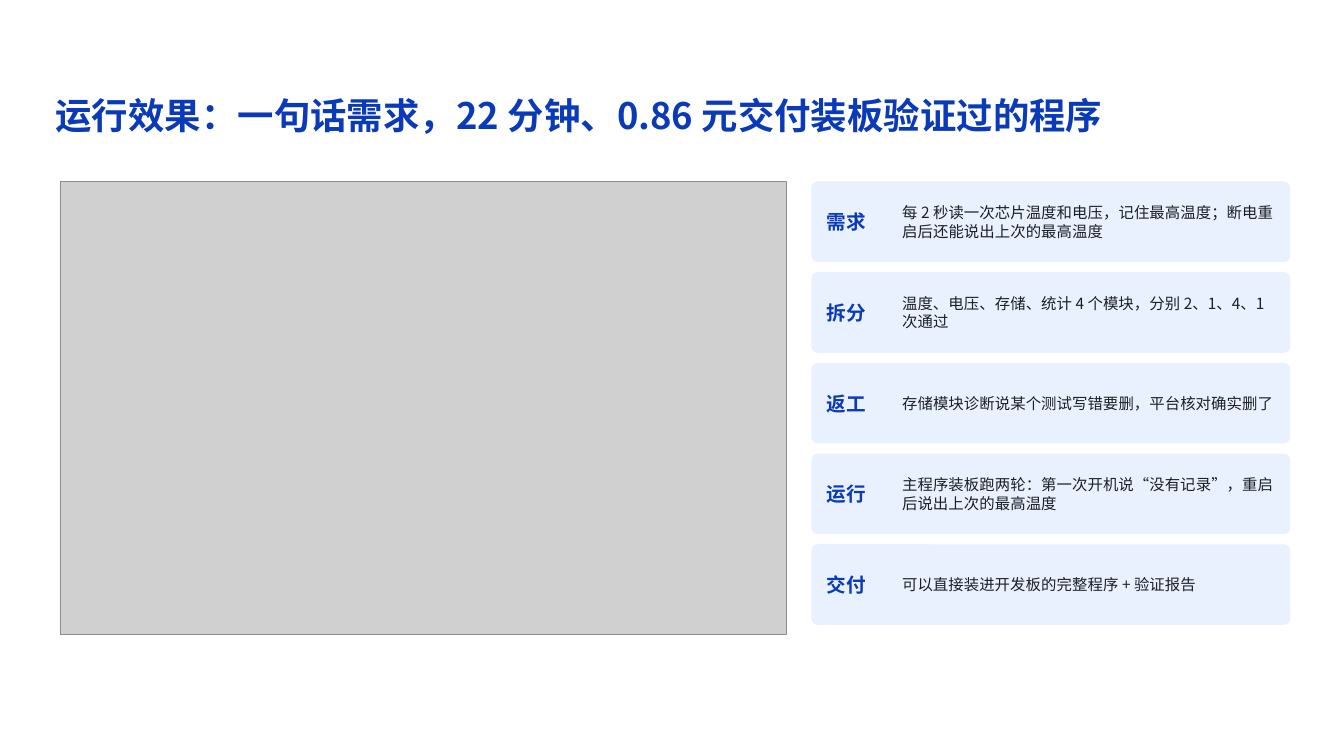
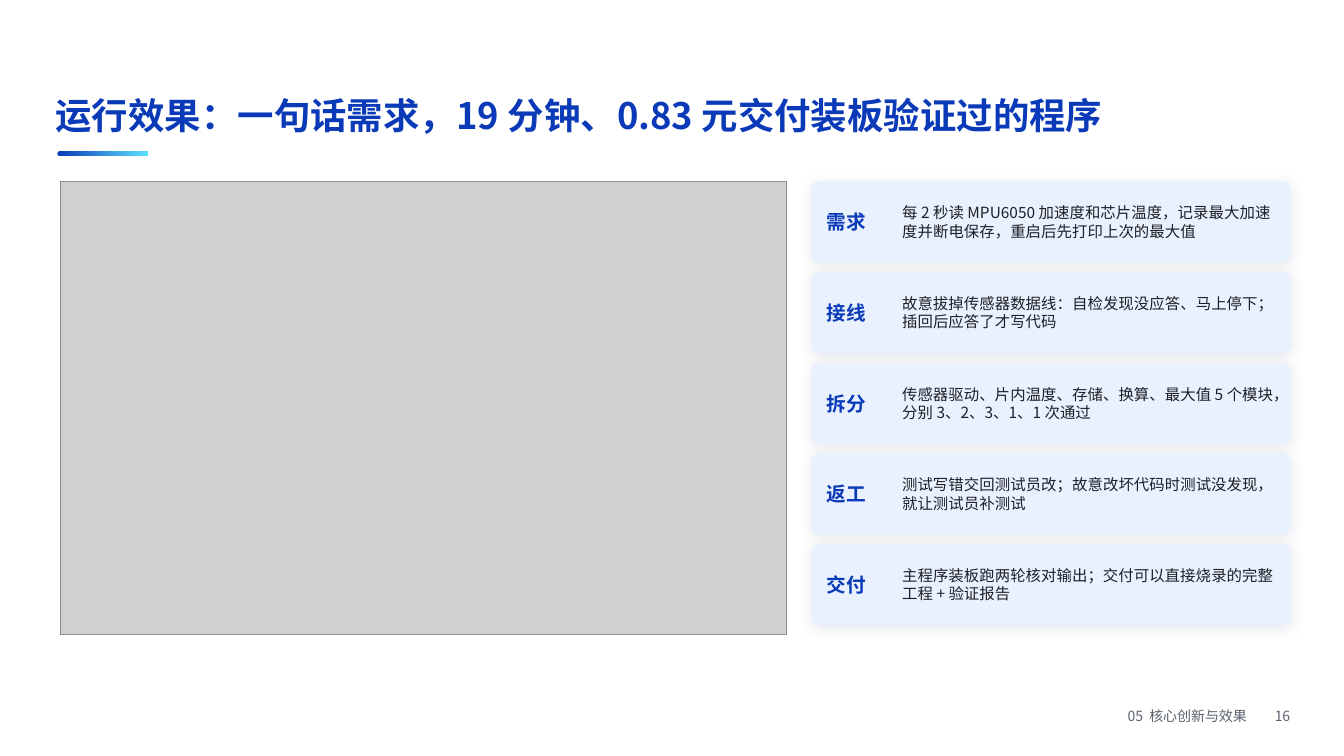
Before and after one commit to z-xxkk/firmforge, a slide deck: slide 16 of submission/方案讲解.pptx. Drawn at 1344x756 pixels with LibreOffice and Linux fonts; fonts in the diff are those of the drawing; grey boxes stand for pictures; background and template pictures are left out. Boxes give left, top, right and bottom in pixels: in the first picture for what was removed or moved away, otherwise in the second. Text is boxed around its words. In the diff, an @@ line names an element or a change of style, - is before the commit and + after.

```diff
--- a/submission/方案讲解.pptx
+++ b/submission/方案讲解.pptx
@@ text at (x1=55, y1=97, x2=1103, y2=134): text changed @@
-运行效果：一句话需求，22 分钟、0.86 元交付装板验证过的程序
+运行效果：一句话需求，19 分钟、0.83 元交付装板验证过的程序
@@ rounded rectangle added at (x1=57, y1=151, x2=148, y2=156), fill gradient #0A3AB8 to #5CE1FF @@
@@ text at (x1=902, y1=205, x2=1271, y2=239): text changed @@
-每 2 秒读一次芯片温度和电压，记住最高温度；断电重启后还能说出上次的最高温度
+每 2 秒读 MPU6050 加速度和芯片温度，记录最大加速度并断电保存，重启后先打印上次的最大值
@@ text added at (x1=902, y1=296, x2=1273, y2=329), 11 pt, text #1C2026 @@
+故意拔掉传感器数据线：自检发现没应答、马上停下；插回后应答了才写代码
@@ text added at (x1=827, y1=303, x2=866, y2=322), 14 pt, text #0A3AB8, bold @@
+接线
@@ text "拆分" moved from (x1=827, y1=303, x2=866, y2=322) to (x1=827, y1=394, x2=866, y2=413) @@
@@ text at (x1=902, y1=387, x2=1289, y2=420): text changed @@
-温度、电压、存储、统计 4 个模块，分别 2、1、4、1 次通过
+传感器驱动、片内温度、存储、换算、最大值 5 个模块，分别 3、2、3、1、1 次通过
@@ text removed at (x1=902, y1=396, x2=1273, y2=411) @@
-存储模块诊断说某个测试写错要删，平台核对确实删了
@@ text "返工" moved from (x1=827, y1=394, x2=866, y2=413) to (x1=827, y1=484, x2=866, y2=503) @@
@@ text at (x1=902, y1=477, x2=1273, y2=511): text changed @@
-主程序装板跑两轮：第一次开机说“没有记录”，重启后说出上次的最高温度
+测试写错交回测试员改；故意改坏代码时测试没发现，就让测试员补测试
@@ text removed at (x1=827, y1=484, x2=866, y2=503) @@
-运行
@@ shadow on in 5 elements at (x1=812, y1=181, x2=1291, y2=262), (x1=812, y1=272, x2=1291, y2=353), (x1=812, y1=363, x2=1291, y2=444), (x1=812, y1=454, x2=1291, y2=534), (x1=812, y1=544, x2=1291, y2=625) @@
@@ text at (x1=902, y1=568, x2=1273, y2=601): text changed @@
-可以直接装进开发板的完整程序 + 验证报告
+主程序装板跑两轮核对输出；交付可以直接烧录的完整工程 + 验证报告
@@ text added at (x1=1128, y1=709, x2=1291, y2=722), 10 pt, text #5B636E @@
+05 核心创新与效果 16
```
Also in this commit, not shown: 14 other slides changed, 27 other files.
